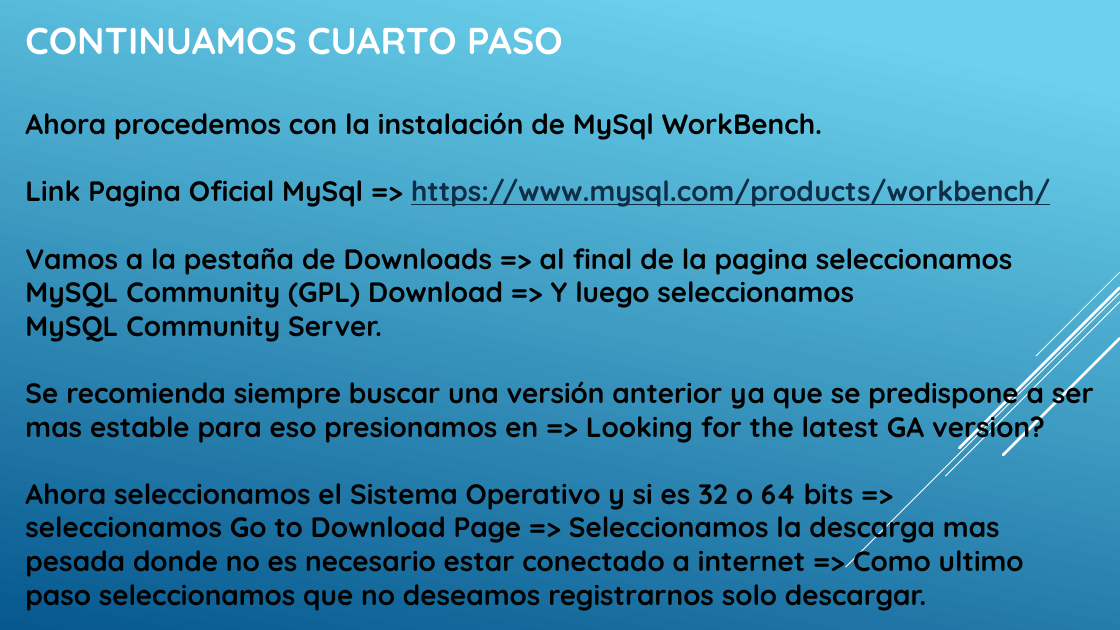
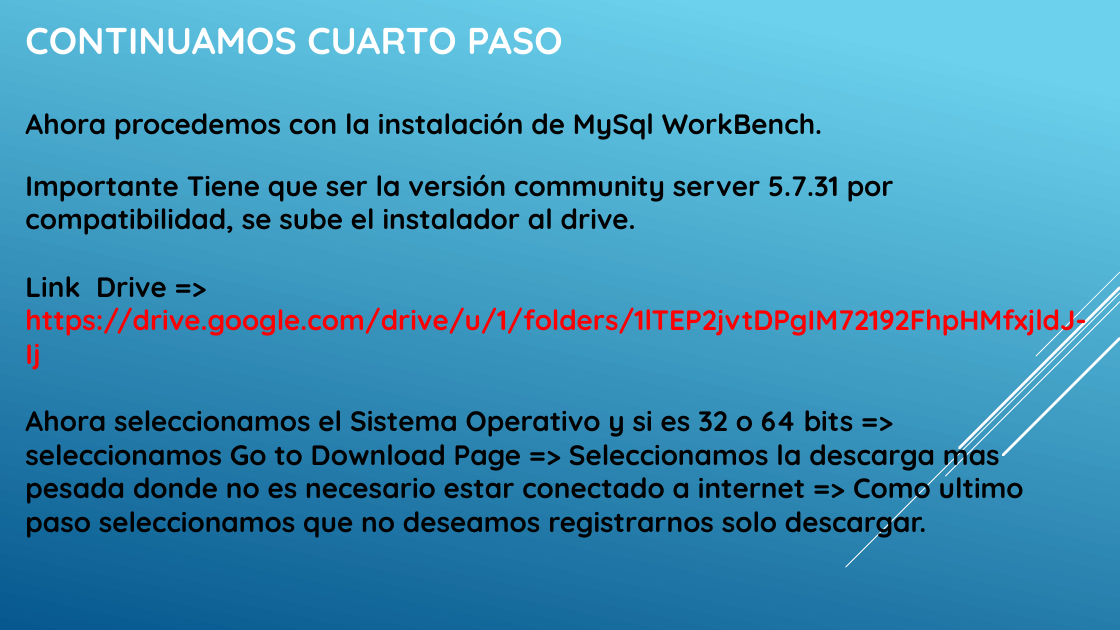
Before and after one commit to FedeConciencia/Proyecto_Final_Comedores_2021, a slide deck: slide 10 of Guia Detallada Instalacion y Ejecucion Proyecto/GUIA DETALLA CONFIGURACION PROYECTO.pptx. Drawn at 1120x630 pixels with LibreOffice and Linux fonts; fonts in the diff are those of the drawing. Boxes give left, top, right and bottom in pixels: in the first picture for what was removed or moved away, otherwise in the second. Text is boxed around its words. In the diff, an @@ line names an element or a change of style, - is before the commit and + after.

Commit message:
Se completa Guia Detallada Instalacion y Ejecucion Proyecto en Maquina Virtual + Se suben Video Tutoriales Drive + Se actualiza Readme.txt

```diff
--- a/Guia Detallada Instalacion y Ejecucion Proyecto/GUIA DETALLA CONFIGURACION PROYECTO.pptx
+++ b/Guia Detallada Instalacion y Ejecucion Proyecto/GUIA DETALLA CONFIGURACION PROYECTO.pptx
@@ text at (25, 174, 1086, 370): text changed @@
-Link Pagina Oficial MySql => https://www.mysql.com/products/workbench/
-Vamos a la pestaña de Downloads => al final de la pagina seleccionamos
-MySQL Community (GPL) Download => Y luego seleccionamos
-MySQL Community Server.
-Se recomienda siempre buscar una versión anterior ya que se predispone a ser mas estable para eso presionamos en => Looking for the latest GA version?
+Importante Tiene que ser la versión community server 5.7.31 por compatibilidad, se sube el instalador al drive.
+Link Drive => https://drive.google.com/drive/u/1/folders/1lTEP2jvtDPgIM72192FhpHMfxjldJ-Ij
```
Also in this commit, not shown: 2 other slides changed, 2 other files.
